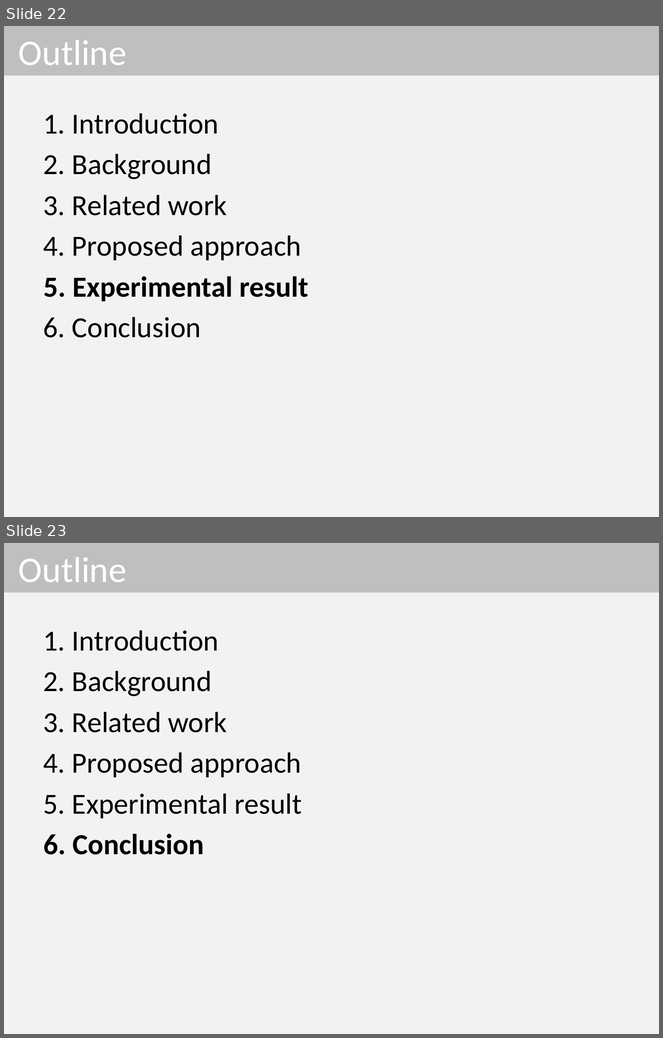
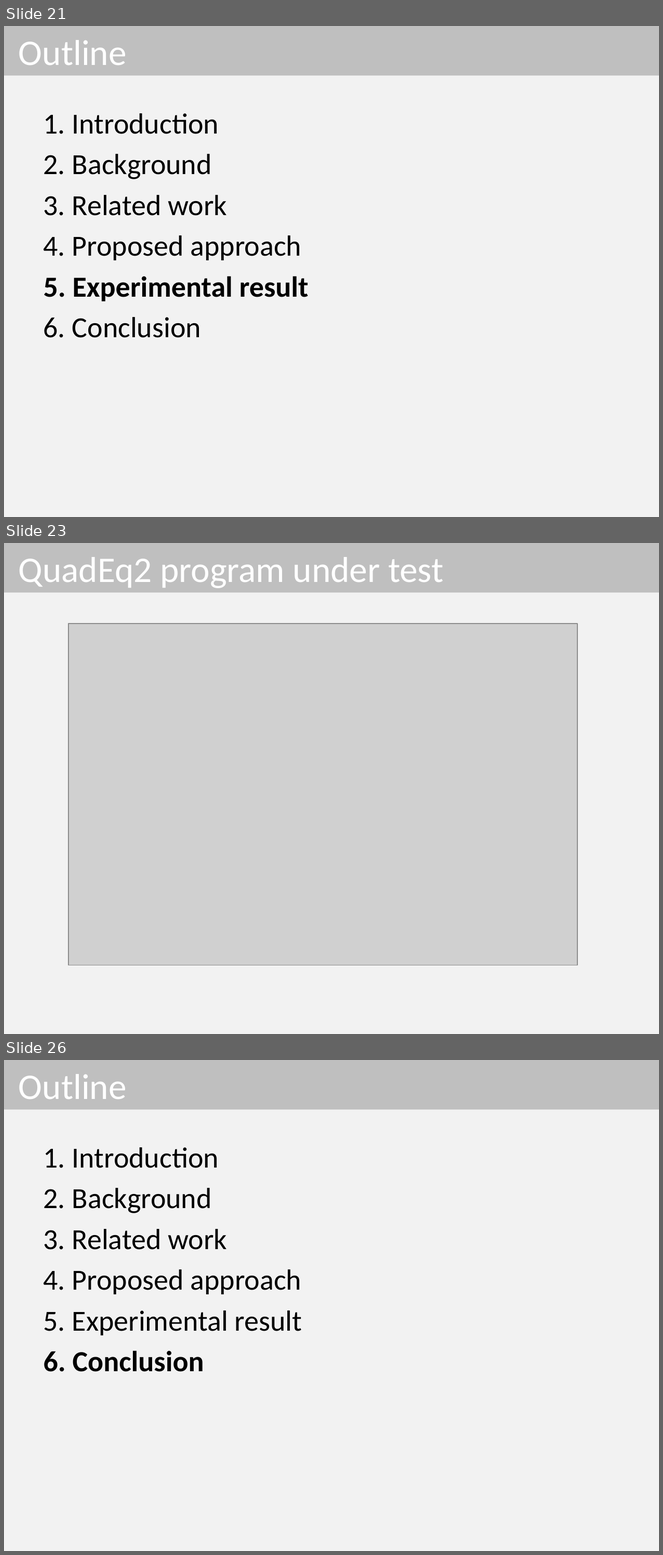
Before and after one commit to dinhngocthi/GAsource, a slide deck: CFT4CUnitSrc/src/report/ACOMP2016_Presentation.pptx. Shown one above the other, each under a label of ours: slides 22 and 23 before the commit, slides 21, 23 and 26 after it; the slides between them are not shown. The pictures are 663x1038 and 663x1555 pixels, drawn with LibreOffice and Linux fonts; fonts in the diff are those of the drawing; grey boxes stand for pictures. Boxes give left, top, right and bottom in pixels: in the first picture for what was removed or moved away, otherwise in the second. Text is boxed around its words. In the diff, an @@ line names an element or a change of style, - is before the commit and + after.

```diff
--- a/CFT4CUnitSrc/src/report/ACOMP2016_Presentation.pptx
+++ b/CFT4CUnitSrc/src/report/ACOMP2016_Presentation.pptx
@@ slide 23 added at [4, 543, 659, 1034], background #F2F2F2 @@
@@ title added at [4, 543, 659, 593], fill #BFBFBF, 39.6 pt, text #FFFFFF @@
+QuadEq2 program under test
@@ picture added at [68, 624, 577, 966] @@
@@ what was slide 22 is now slide 21 @@
@@ what was slide 23 is now slide 26 @@
```
Also in this commit, not shown: 6 slides changed, 6 other slides added, 1 slide removed.
